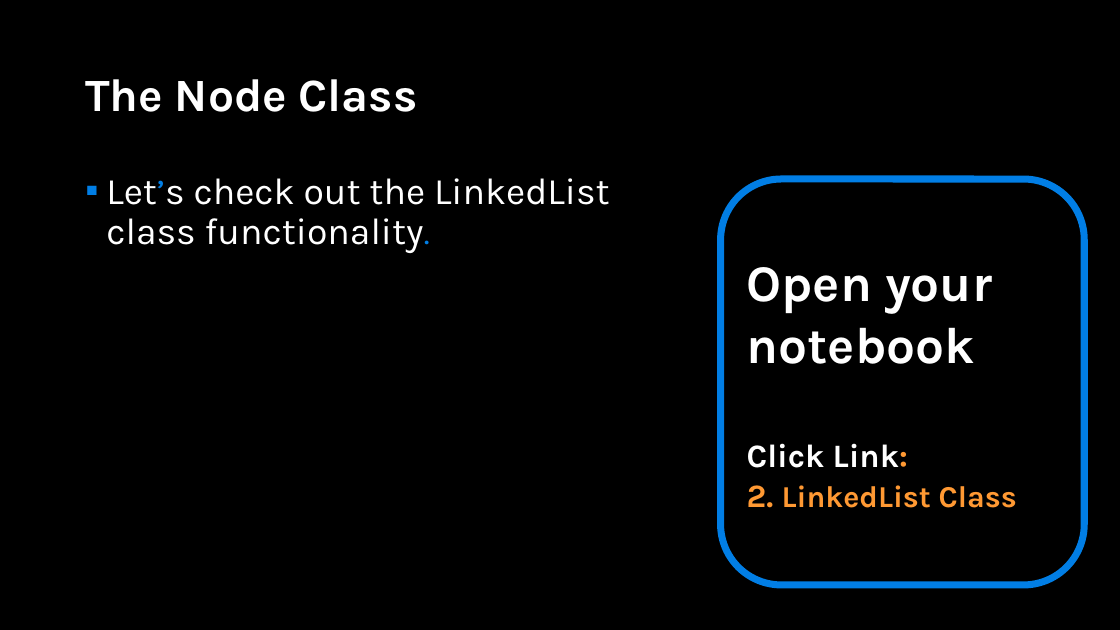
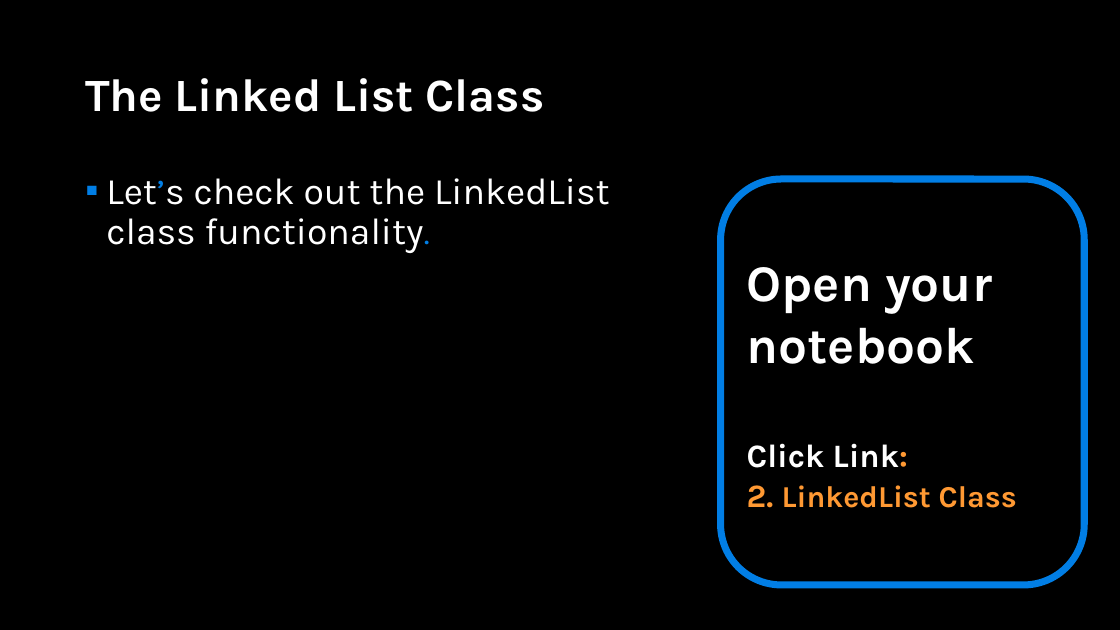
Before and after one commit to APS106/APS106-winter-2022-material, a slide deck: slide 19 of lectures/week12/lecture1/slides/week12_lecture1.pptx. Drawn at 1120x630 pixels with LibreOffice and Linux fonts; fonts in the diff are those of the drawing; background and template pictures are left out. Boxes give left, top, right and bottom in pixels: in the first picture for what was removed or moved away, otherwise in the second. Text is boxed around its words. In the diff, an @@ line names an element or a change of style, - is before the commit and + after.

```diff
--- a/lectures/week12/lecture1/slides/week12_lecture1.pptx
+++ b/lectures/week12/lecture1/slides/week12_lecture1.pptx
@@ title at (85, 78, 545, 112): text changed @@
-The Node Class
+The Linked List Class
```
Also in this commit, not shown: 2 other slides changed, 3 slides added, 4 other files.
